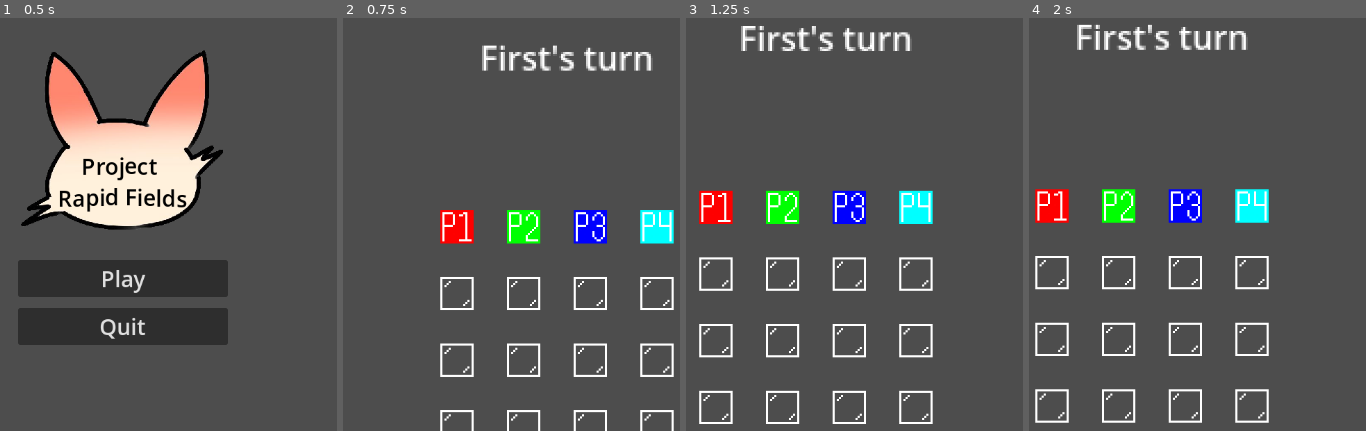
Above: before the commit, frames 1-4 (left to right).
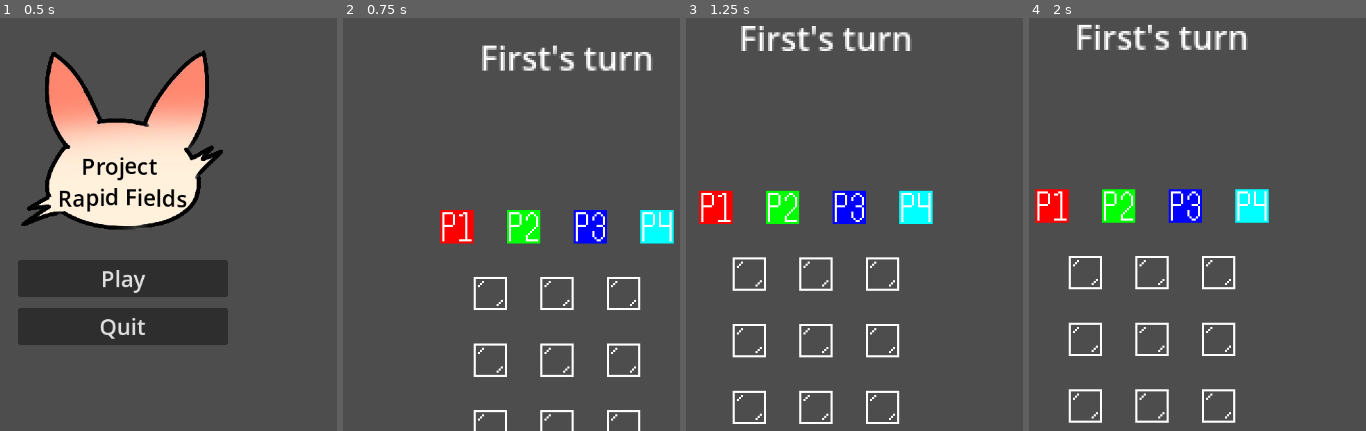
Above: after the commit, the same moments.

Repository: TheRoadstr/rapid-fields
Game: Godot game, scene res://scenes/main_menu.tscn
Two runs of this game, one before a commit and one after it. Both use one fixed random seed, a clock stepped at 60 frames per second and the inputs below.
Inputs (mouse positions are in pixels of both pictures, inside the frame that each line leads up to):
- Up to frame 1 (0.5 s): no input
- Up to frame 2 (0.75 s): click "Play" at 0.5 s
- Up to frame 3 (1.25 s): no input
- Up to frame 4 (2 s): move the mouse to (1328, 183) at 1.27 s; click (1328, 183) at 1.42 s

Frame 1 is identical in both runs. In frame 2, 4.4% of the frame differs, in the area x 28-99%, y 62-100%; in frame 3, 5.4%, in the area x 3-74%, y 57-99%; in frame 4, 5.4%.

Commit message:
update: added lives

Diff:
--- a/scenes/main.tscn
+++ b/scenes/main.tscn
@@ -5,13 +5,6 @@
 [ext_resource type="PackedScene" uid="uid://c7u8hryloq7hy" path="res://addons/card-framework/card_manager.tscn" id="2_jyhfs"]
 [ext_resource type="Texture2D" uid="uid://bw7s27pf0toq7" path="res://assets/Sprites/glass.png" id="3_k2nef"]
 [ext_resource type="Script" uid="uid://drxn3v800anj1" path="res://addons/card-framework/hand.gd" id="3_tbgi4"]
-
-[sub_resource type="TileSetAtlasSource" id="TileSetAtlasSource_2p4jm"]
-texture = ExtResource("3_k2nef")
-0:0/0 = 0
-
-[sub_resource type="TileSet" id="TileSet_s36he"]
-sources/0 = SubResource("TileSetAtlasSource_2p4jm")
 
 [sub_resource type="TileSetAtlasSource" id="TileSetAtlasSource_sum1u"]
 texture = ExtResource("2_7ro6n")
@@ -22,6 +15,13 @@
 
 [sub_resource type="TileSet" id="TileSet_30uft"]
 sources/0 = SubResource("TileSetAtlasSource_sum1u")
+
+[sub_resource type="TileSetAtlasSource" id="TileSetAtlasSource_2p4jm"]
+texture = ExtResource("3_k2nef")
+0:0/0 = 0
+
+[sub_resource type="TileSet" id="TileSet_s36he"]
+sources/0 = SubResource("TileSetAtlasSource_2p4jm")
 
 [sub_resource type="Curve" id="Curve_tbgi4"]
 _limits = [-15.0, 15.0, 0.0, 1.0]
@@ -36,12 +36,15 @@
 [node name="Main" type="Node2D"]
 script = ExtResource("1_gtk27")
 
+[node name="PlayerLayer" type="TileMapLayer" parent="."]
+z_index = 2
+tile_set = SubResource("TileSet_30uft")
+
 [node name="GlassLayer" type="TileMapLayer" parent="."]
 z_index = 1
 tile_set = SubResource("TileSet_s36he")
 
-[node name="PlayerLayer" type="TileMapLayer" parent="."]
-tile_set = SubResource("TileSet_30uft")
+[node name="BackgroundLayer" type="TileMapLayer" parent="."]
 
 [node name="CardManager" parent="." instance=ExtResource("2_jyhfs")]
 visible = false
--- a/scripts/main.gd
+++ b/scripts/main.gd
@@ -17,12 +17,12 @@
 var ribbit_coords = [9, 1]
 var bunny_coords = [mad_coords, homeless_coords, crazy_coords, ribbit_coords]
 
-var bunny_alive = [true, true, true, true]
+var bunny_alive = [3, 3, 3, 3]
 
 var cards = {"skip" : 350, "control" : 300, "swap" : 200, "steal" : 150}
 
 var game_over = false
-var difficulty = 0
+var difficulty = 1
 
 var glass = []
 var dangers = []
@@ -134,7 +134,7 @@
 
 				if bunny_coords[i] in dangers:
 					print(bunny_alive[i])
-					bunny_alive[i] = false
+					bunny_alive[i] -= 1
 					print(bunny_alive[i])
 					player_layer.erase_cell(Vector2i(bunny_coords[i][0], bunny_coords[i][1]))
 					glass_layer.erase_cell(Vector2i(bunny_coords[i][0], bunny_coords[i][1]))
